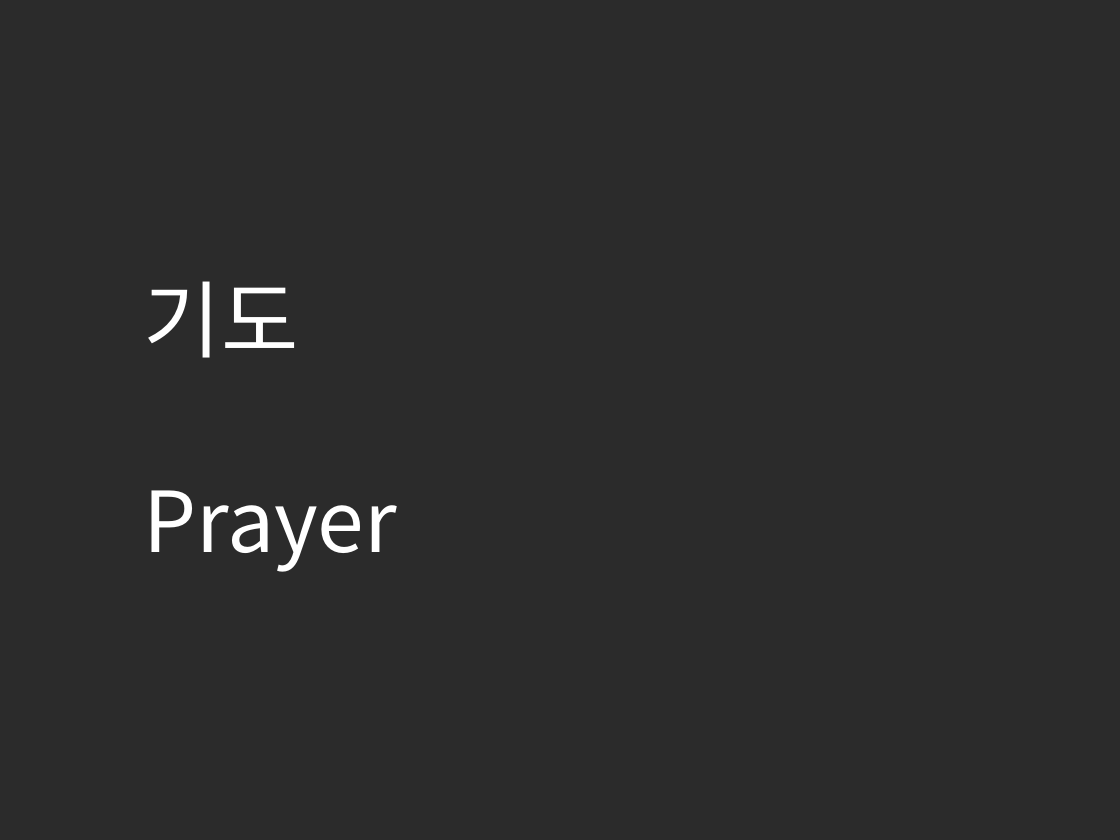
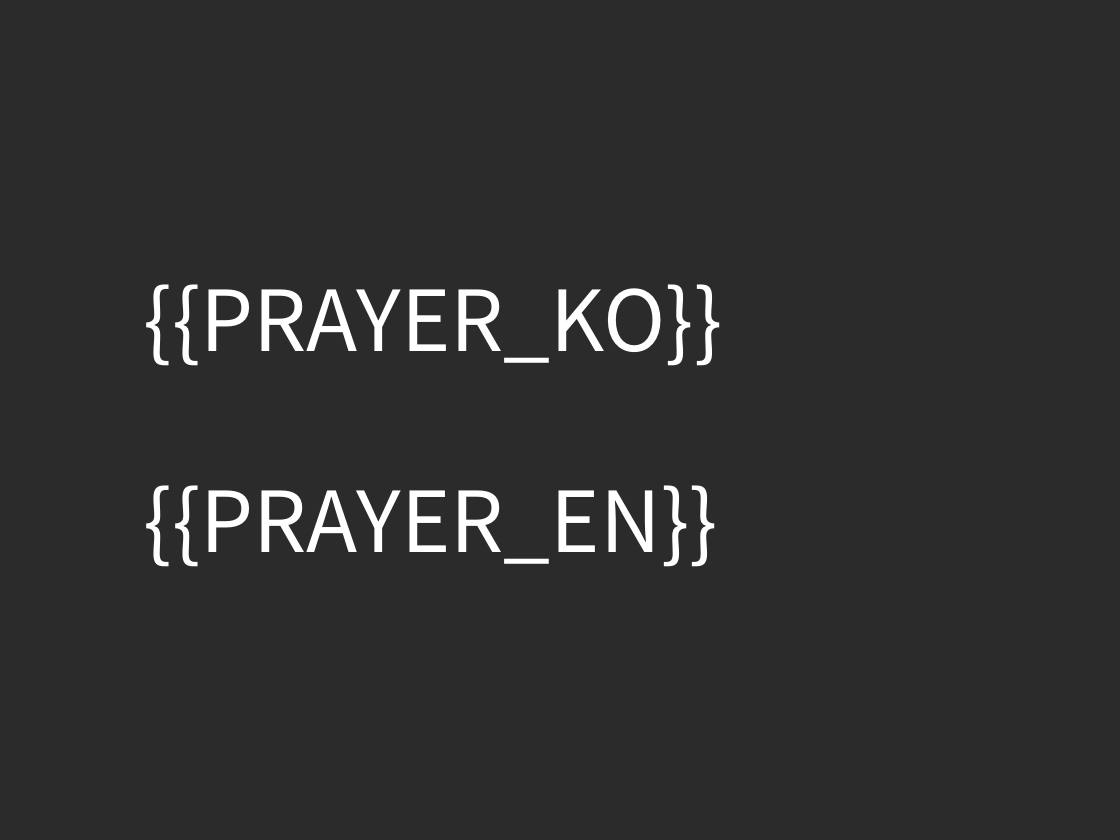
Before and after one commit to shrlak/ppt, a slide deck: slide 4 of public/praise-template.pptx. Drawn at 1120x840 pixels with LibreOffice and Linux fonts; fonts in the diff are those of the drawing; background and template pictures are left out; a plain dark background stands for a picture behind light text. Boxes give left, top, right and bottom in pixels: in the first picture for what was removed or moved away, otherwise in the second. Text is boxed around its words. In the diff, an @@ line names an element or a change of style, - is before the commit and + after.

```diff
--- a/public/praise-template.pptx
+++ b/public/praise-template.pptx
@@ text at box(144, 284, 723, 567): text changed @@
-기도
-Prayer
+{{PRAYER_KO}}
+{{PRAYER_EN}}
```
Also in this commit, not shown: 2 slides added, 18 other files.
